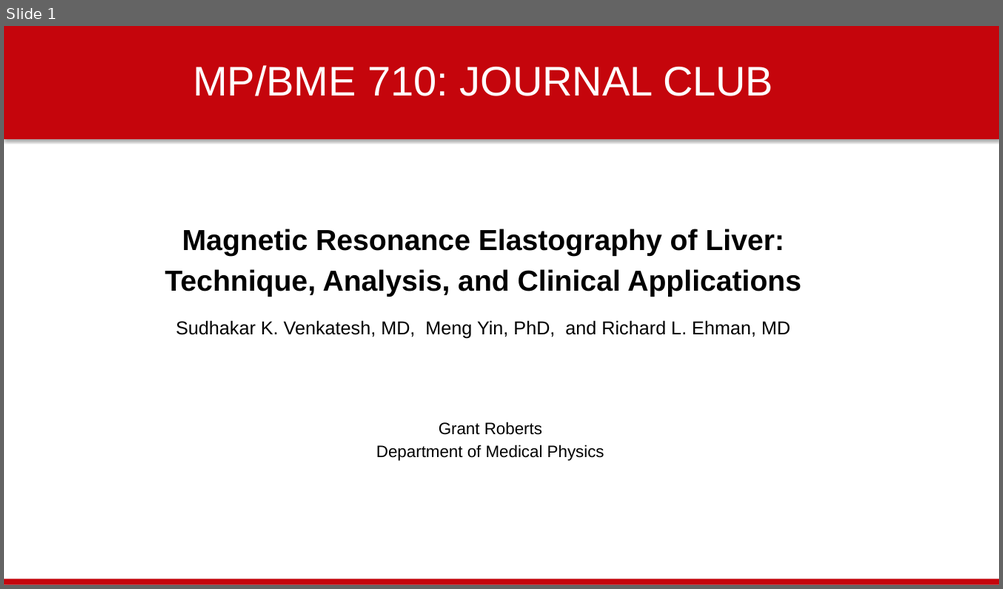
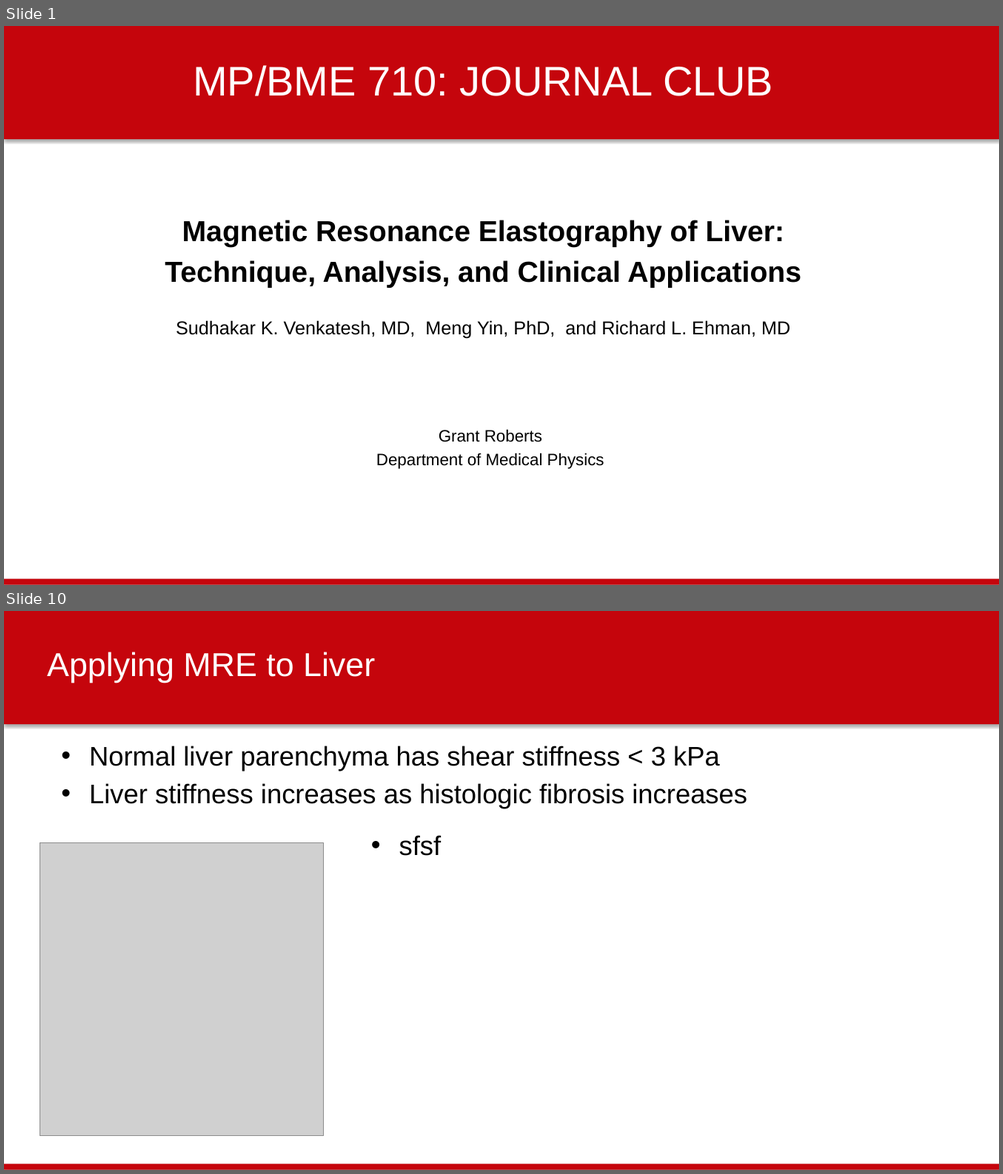
Before and after one commit to gsroberts1/MP710, a slide deck: Journal Club/Phase-Contrast and Elastography/MRE - Grant Roberts.pptx. Shown one above the other, each under a label of ours: slide 1 before the commit, slides 1 and 10 after it; the slides between them are not shown. The pictures are 1003x589 and 1003x1174 pixels, drawn with LibreOffice and Linux fonts; fonts in the diff are those of the drawing; grey boxes stand for pictures; background and template pictures are left out. Boxes give left, top, right and bottom in pixels: in the first picture for what was removed or moved away, otherwise in the second. Text is boxed around its words. In the diff, an @@ line names an element or a change of style, - is before the commit and + after.

```diff
--- a/Journal Club/Phase-Contrast and Elastography/MRE - Grant Roberts.pptx
+++ b/Journal Club/Phase-Contrast and Elastography/MRE - Grant Roberts.pptx
@@ slide 10 added at <box>4,611,999,1170</box>, background #FFFFFF; not listed: 2 template elements that a slide beside it also shows @@
@@ title added at <box>47,652,375,683</box>, 32 pt, text #FFFFFF @@
+Applying MRE to Liver
@@ text added at <box>89,746,747,809</box>, 26 pt, text #000000 @@
+• Normal liver parenchyma has shear stiffness < 3 kPa
+• Liver stiffness increases as histologic fibrosis increases
@@ picture added at <box>40,843,324,1136</box> @@
@@ text added at <box>399,835,441,856</box>, 26 pt, text #000000 @@
+• sfsf
@@ slide 1 changed as well @@
@@ text "Magnetic Resonance Elastography of Liver:": place and size @@
-text "Magnetic Resonance Elastography of Liver:" at <box>165,229,801,297</box>
+text "Magnetic Resonance Elastography of Liver:" at <box>165,220,801,288</box>
@@ text "Grant Roberts": place and size @@
-text "Grant Roberts" at <box>376,422,604,461</box>
+text "Grant Roberts" at <box>376,429,604,469</box>
```
Also in this commit, not shown: 1 other slide changed, 12 other slides added, 3 slides removed, 1 other file.
